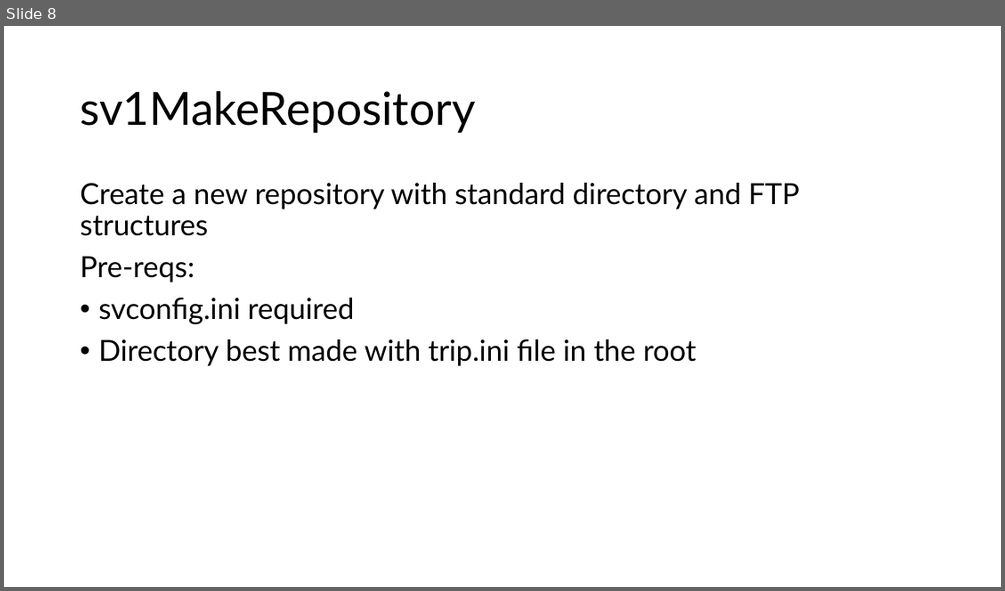
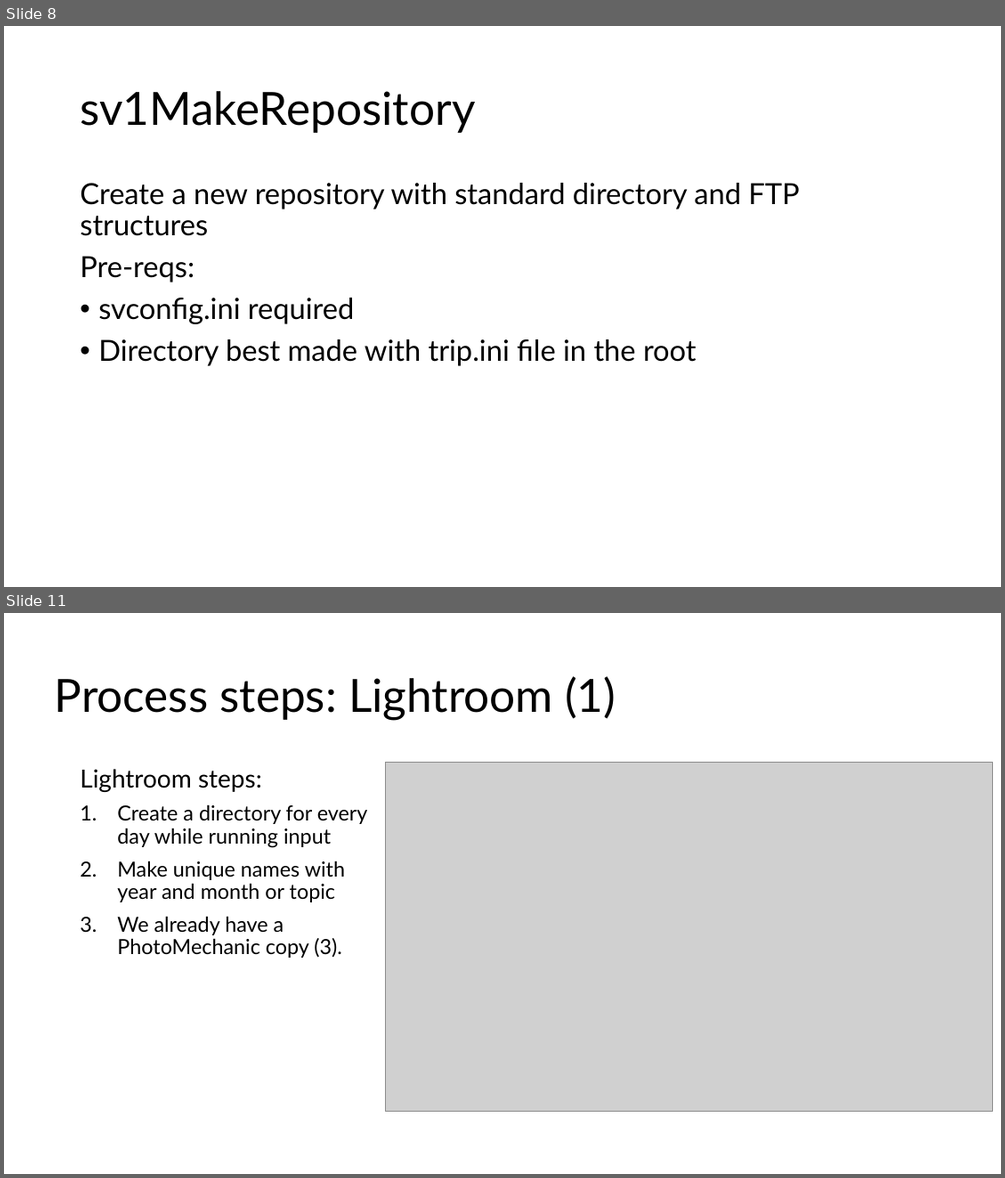
Before and after one commit to gilbert-houtekamer/SpeciesViewer, a slide deck: docs/SpeciesViewer architecture pictures.pptx. Shown one above the other, each under a label of ours: slide 8 before the commit, slides 8 and 11 after it; the slides between them are not shown. The pictures are 1005x591 and 1005x1178 pixels, drawn with LibreOffice and Linux fonts; fonts in the diff are those of the drawing; grey boxes stand for pictures. Boxes give left, top, right and bottom in pixels: in the first picture for what was removed or moved away, otherwise in the second. Text is boxed around its words. In the diff, an @@ line names an element or a change of style, - is before the commit and + after.

```diff
--- a/docs/SpeciesViewer architecture pictures.pptx
+++ b/docs/SpeciesViewer architecture pictures.pptx
@@ slide 11 added at (4, 613, 1001, 1174), background #FFFFFF @@
@@ title added at (55, 676, 615, 720), 44 pt, text #000000 @@
+Process steps: Lightroom (1)
@@ text added at (80, 769, 368, 957), 20 pt, text #000000 @@
+Lightroom steps:
+1. Create a directory for every
+   day while running input
+2. Make unique names with
+   year and month or topic
+3. We already have a
+   PhotoMechanic copy (3).
@@ picture added at (386, 763, 993, 1111) @@
```
Also in this commit, not shown: 1 slide changed, 11 other slides added, 35 other files.
